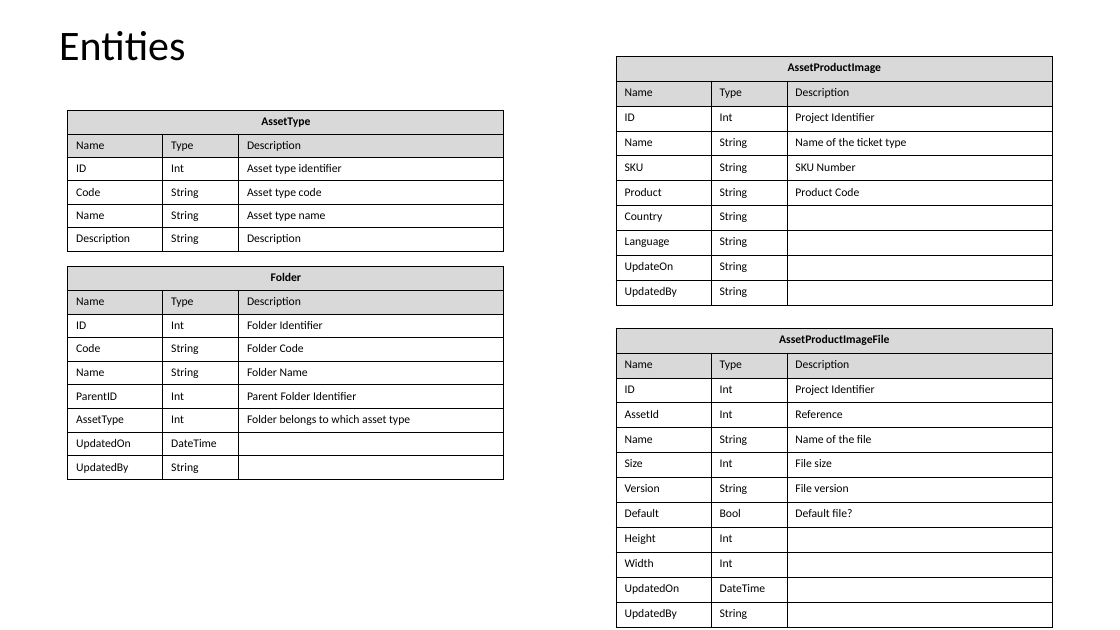
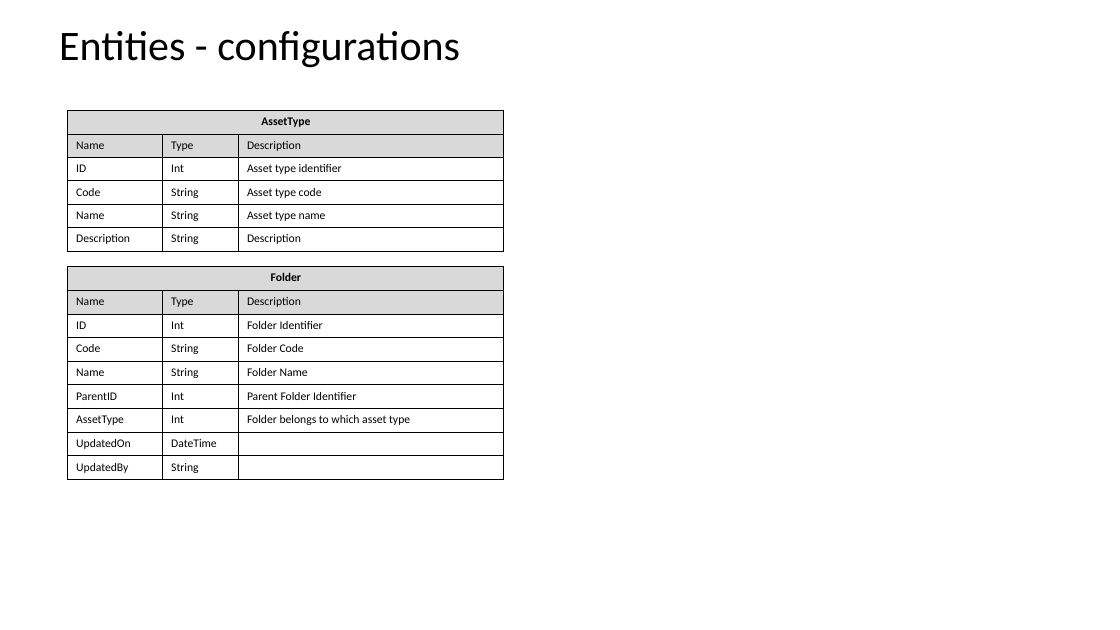
Before and after one commit to sundarkurs/DigitalAssets, a slide deck: slide 9 of Design/Digital Asset - Design.pptx. Drawn at 1120x630 pixels with LibreOffice and Linux fonts; fonts in the diff are those of the drawing. Boxes give left, top, right and bottom in pixels: in the first picture for what was removed or moved away, otherwise in the second. Text is boxed around its words. In the diff, an @@ line names an element or a change of style, - is before the commit and + after.

```diff
--- a/Design/Digital Asset - Design.pptx
+++ b/Design/Digital Asset - Design.pptx
@@ text at (59, 31, 460, 68): text changed @@
-Entities
+Entities - configurations
@@ table removed at (617, 56, 1053, 306), 10 rows, 3 columns @@
-AssetProductImage |  | 
-Name | Type | Description
-ID | Int | Project Identifier
-Name | String | Name of the ticket type
-SKU | String | SKU Number
-Product | String | Product Code
-Country | String | 
-Language | String | 
-UpdateOn | String | 
-UpdatedBy | String | 
@@ table removed at (617, 329, 1053, 628), 12 rows, 3 columns @@
-AssetProductImageFile |  | 
-Name | Type | Description
-ID | Int | Project Identifier
-AssetId | Int | Reference
-Name | String | Name of the file
-Size | Int | File size
-Version | String | File version
-Default | Bool | Default file?
-Height | Int | 
-Width | Int | 
-UpdatedOn | DateTime | 
-UpdatedBy | String | 
```
Also in this commit, not shown: 3 other slides changed, 3 slides added, 12 other files.
